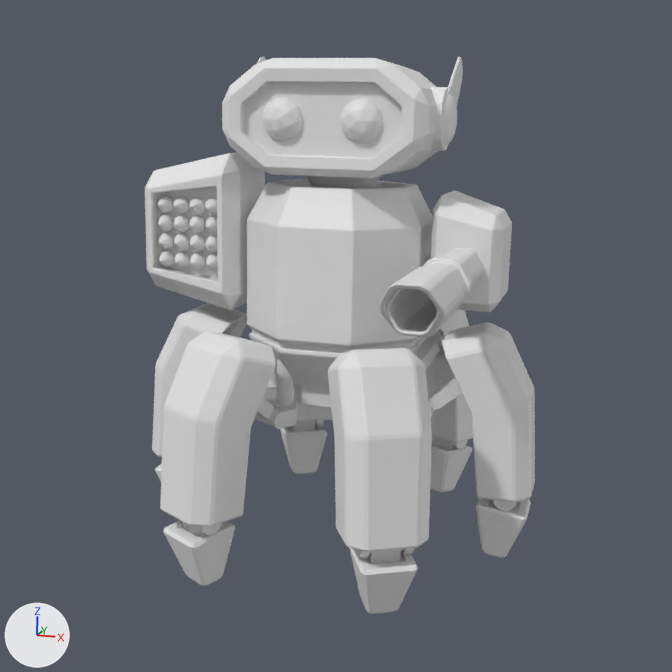
Before and after pictures for a commit that changed the Blender file HexGrid/Prefabs/Character/Robot_character.blend.
Both versions are drawn from the file's camera 'Camera'. Arrows for +X, +Y and +Z are at lower left; the lights stay in place.

The first picture shows 'Antenna_L', 'Antenna_R', 'Body.Bottom', 'Body.Torso', 'Head', 'Laser_Cannon_L', 'Leg_0.002', 'Leg_1.002', 'Leg_3.002', 'Leg_4.002', 'Leg_5.002', 'Leg_5.003', 'Missiles', 'Missiles_R'.
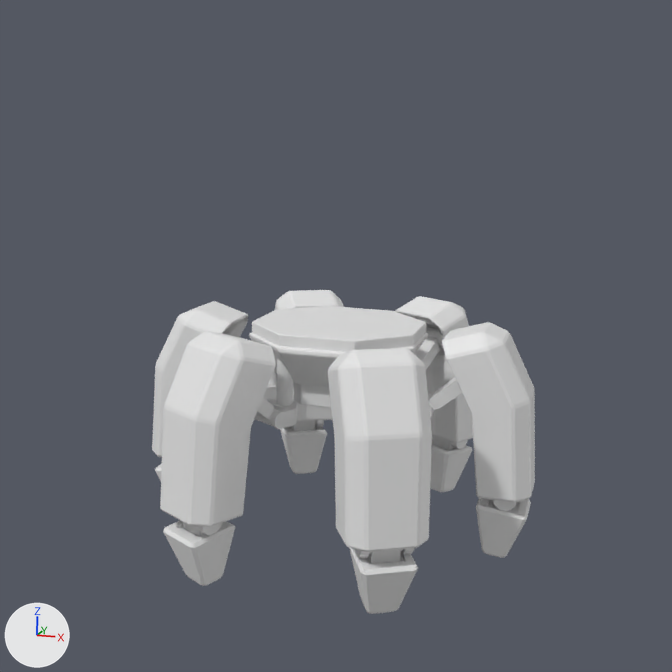
Changed parts and their boxes [x1, y1, x2, y2] in the pictures (672 x 672 px):
'Body.Torso', deleted
    before: [247, 180, 433, 349]
'Head', deleted
    before: [222, 58, 438, 188]
'Laser_Cannon_L', deleted
    before: [379, 191, 512, 337]
'Missiles_R', deleted
    before: [145, 153, 265, 310]
'Missiles', deleted
    before: [158, 196, 218, 271]
'Antenna_L', deleted
    before: [430, 56, 463, 151]
'Antenna_R', deleted
    before: [256, 57, 266, 64]
'Body.Bottom', unchanged, uncovered by the edit
    before: [249, 329, 427, 408]
    after: [249, 306, 428, 408]

The change in detail:
Object 'Body.Torso' (ob_body_torso) is deleted.
Object 'Head' (ob_head) is deleted.
Object 'Laser_Cannon_L' (ob_laser_cannon_l) is deleted.
Object 'Missiles_R' (ob_missiles_r) is deleted.
Object 'Antenna_L' (ob_antenna_l) is deleted.
Object 'Antenna_R' (ob_antenna_r) is deleted.
Object 'Missiles' (ob_missiles) is deleted.
